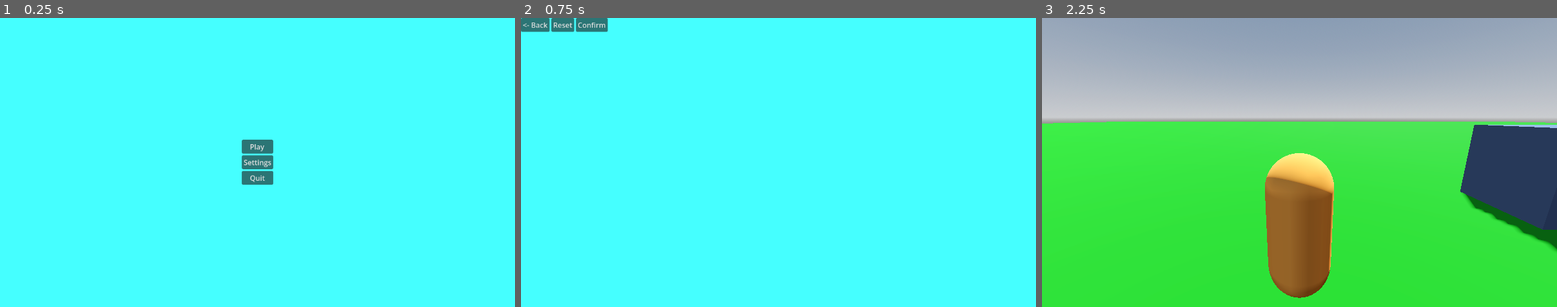
Above: before the commit, frames 1-3 (left to right).
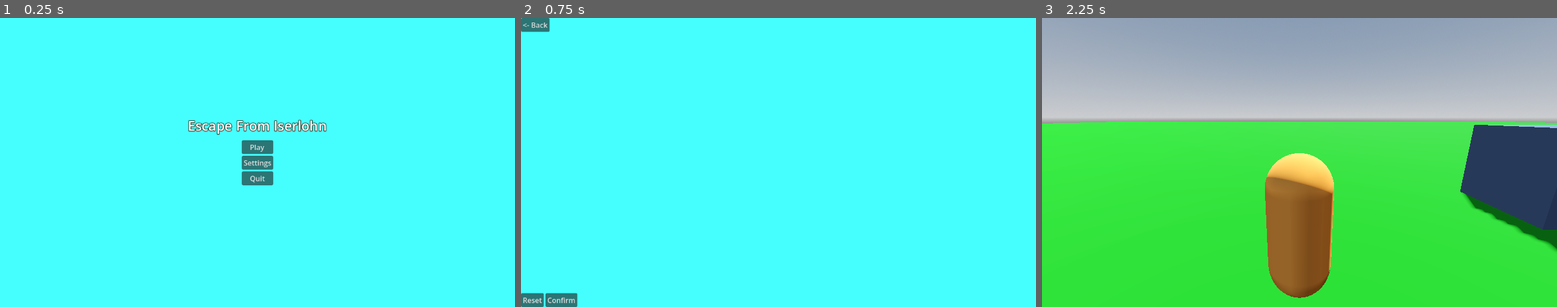
Above: after the commit, the same moments.

Repository: Raidiniom/EscapeFromIserlohn
Game: Godot game, scene res://scenes/ui/main_menu.tscn
The game is run twice, just before and just after one commit, with the same random seed, the same clock (stepped at 60 frames per second) and the same inputs. Before the commit the project starts from res://scenes/main_menu.tscn.
Inputs:
- Up to frame 1 (0.25 s): no input
- Up to frame 2 (0.75 s): click "Settings" at 0.5 s
- Up to frame 3 (2.25 s): click "<- Back" at 1.25 s; click "Play" at 2 s

The runs differ from the first frame. In frame 1, 0.9% of the frame differs, in the area x 36-64%, y 35-58%; in frame 2, 1.1%, in the area x 0-17%, y 0-100%; in frame 3, nothing differs.

Commit message:
Creating the FSM for the player character. Added initial code for changeable keybinds

Diff:
--- a/escape-from-iserlohn/project.godot
+++ b/escape-from-iserlohn/project.godot
@@ -14,6 +14,15 @@
 run/main_scene="uid://cpff52w6lwabv"
 config/features=PackedStringArray("4.6", "Forward Plus")
 config/icon="res://icon.svg"
+
+[autoload]
+
+SettingsManager="*uid://bmpw7bhv0q28k"
+
+[global_group]
+
+Player=""
+Enemy=""
 
 [input]
 
--- /dev/null
+++ b/escape-from-iserlohn/scenes/entities/player/player.tscn
@@ -0,0 +1,35 @@
+[gd_scene format=3 uid="uid://bicc2wa2eqppk"]
+
+[ext_resource type="Script" uid="uid://bbvjc4eax7bv8" path="res://scripts/entites/player/player.gd" id="1_1hmtu"]
+[ext_resource type="Script" uid="uid://bv576ghc0nade" path="res://scripts/core/state_machine.gd" id="2_bjvvg"]
+[ext_resource type="Script" uid="uid://dsnevie0ps823" path="res://scripts/entites/player/states/run_state.gd" id="3_8akj5"]
+[ext_resource type="Script" uid="uid://bvhvarg4e6071" path="res://scripts/entites/player/states/attack_state.gd" id="4_bj7e2"]
+[ext_resource type="Script" uid="uid://dwu17w2n63fbt" path="res://scripts/entites/player/states/planting_state.gd" id="5_1murt"]
+
+[sub_resource type="CapsuleShape3D" id="CapsuleShape3D_yel1f"]
+
+[node name="Node3D" type="CharacterBody3D" unique_id=2091103986 groups=["Player"]]
+transform = Transform3D(1, 0, 0, 0, 1, 0, 0, 0, 1, 0, 1, 0)
+script = ExtResource("1_1hmtu")
+
+[node name="CollisionShape3D" type="CollisionShape3D" parent="." unique_id=1285227180]
+shape = SubResource("CapsuleShape3D_yel1f")
+
+[node name="Camera3D" type="Camera3D" parent="." unique_id=1673107312]
+transform = Transform3D(1, 0, 0, 0, 1, 0, 0, 0, 1, 0, 0.5, -0.48530585)
+
+[node name="StateMachine" type="Node" parent="." unique_id=1582365587]
+script = ExtResource("2_bjvvg")
+
+[node name="Idle" type="Node" parent="StateMachine" unique_id=1164091520]
+
+[node name="Run" type="Node" parent="StateMachine" unique_id=1211108329]
+script = ExtResource("3_8akj5")
+
+[node name="Attack" type="Node" parent="StateMachine" unique_id=1280761249]
+script = ExtResource("4_bj7e2")
+
+[node name="Planting" type="Node" parent="StateMachine" unique_id=1544243902]
+script = ExtResource("5_1murt")
+
+[node name="Walk" type="Node" parent="StateMachine" unique_id=720868409]
--- a/escape-from-iserlohn/scenes/main_menu.tscn
+++ /dev/null
@@ -1,48 +0,0 @@
-[gd_scene format=3 uid="uid://cpff52w6lwabv"]
-
-[ext_resource type="Script" path="res://scenes/scripts/main_menu.gd" id="1_l6cm7"]
-
-[node name="Control2" type="Control" unique_id=171636684]
-layout_mode = 3
-anchors_preset = 15
-anchor_right = 1.0
-anchor_bottom = 1.0
-grow_horizontal = 2
-grow_vertical = 2
-script = ExtResource("1_l6cm7")
-
-[node name="ColorRect" type="ColorRect" parent="." unique_id=1663109714]
-layout_mode = 1
-anchors_preset = 15
-anchor_right = 1.0
-anchor_bottom = 1.0
-grow_horizontal = 2
-grow_vertical = 2
-color = Color(0.27058825, 1, 1, 1)
-
-[node name="CenterContainer" type="CenterContainer" parent="." unique_id=195717957]
-layout_mode = 1
-anchors_preset = 15
-anchor_right = 1.0
-anchor_bottom = 1.0
-grow_horizontal = 2
-grow_vertical = 2
-
-[node name="MenuContainer" type="VBoxContainer" parent="CenterContainer" unique_id=318169889]
-layout_mode = 2
-
-[node name="Play" type="Button" parent="CenterContainer/MenuContainer" unique_id=986765848]
-layout_mode = 2
-text = "Play"
-
-[node name="Settings" type="Button" parent="CenterContainer/MenuContainer" unique_id=1026606222]
-layout_mode = 2
-text = "Settings"
-
-[node name="Quit" type="Button" parent="CenterContainer/MenuContainer" unique_id=352659440]
-layout_mode = 2
-text = "Quit"
-
-[connection signal="pressed" from="CenterContainer/MenuContainer/Play" to="." method="_on_play_pressed"]
-[connection signal="pressed" from="CenterContainer/MenuContainer/Settings" to="." method="_on_settings_pressed"]
-[connection signal="pressed" from="CenterContainer/MenuContainer/Quit" to="." method="_on_quit_pressed"]
--- a/escape-from-iserlohn/scenes/settings.tscn
+++ /dev/null
@@ -1,44 +0,0 @@
-[gd_scene format=3 uid="uid://bbkyb4dhdfacd"]
-
-[ext_resource type="Script" uid="uid://bojme8cugmal6" path="res://scenes/scripts/settings.gd" id="1_5p8wc"]
-
-[node name="Control" type="Control" unique_id=618800622]
-layout_mode = 3
-anchors_preset = 15
-anchor_right = 1.0
-anchor_bottom = 1.0
-grow_horizontal = 2
-grow_vertical = 2
-script = ExtResource("1_5p8wc")
-
-[node name="ColorRect" type="ColorRect" parent="." unique_id=1479283948]
-layout_mode = 1
-anchors_preset = 15
-anchor_right = 1.0
-anchor_bottom = 1.0
-grow_horizontal = 2
-grow_vertical = 2
-color = Color(0.27058825, 1, 1, 1)
-
-[node name="HBoxContainer" type="HBoxContainer" parent="." unique_id=840565510]
-layout_mode = 1
-anchors_preset = 10
-anchor_right = 1.0
-offset_bottom = 31.0
-grow_horizontal = 2
-
-[node name="Back" type="Button" parent="HBoxContainer" unique_id=730481757]
-layout_mode = 2
-text = "<- Back"
-
-[node name="Reset" type="Button" parent="HBoxContainer" unique_id=1829043431]
-layout_mode = 2
-text = "Reset"
-
-[node name="Confirm" type="Button" parent="HBoxContainer" unique_id=1103131485]
-layout_mode = 2
-text = "Confirm"
-
-[connection signal="pressed" from="HBoxContainer/Back" to="." method="_on_back_pressed"]
-[connection signal="pressed" from="HBoxContainer/Reset" to="." method="_on_reset_pressed"]
-[connection signal="pressed" from="HBoxContainer/Confirm" to="." method="_on_confirm_pressed"]
--- /dev/null
+++ b/escape-from-iserlohn/scenes/ui/main_menu.tscn
@@ -0,0 +1,67 @@
+[gd_scene format=3 uid="uid://cpff52w6lwabv"]
+
+[ext_resource type="Script" uid="uid://bsixthyteat3p" path="res://scripts/main_menu.gd" id="1_sl1te"]
+
+[sub_resource type="LabelSettings" id="LabelSettings_sl1te"]
+font_size = 30
+outline_size = 6
+outline_color = Color(0.18431373, 0.2784314, 0.21176471, 1)
+
+[node name="Control2" type="Control" unique_id=171636684]
+layout_mode = 3
+anchors_preset = 15
+anchor_right = 1.0
+anchor_bottom = 1.0
+grow_horizontal = 2
+grow_vertical = 2
+script = ExtResource("1_sl1te")
+
+[node name="ColorRect" type="ColorRect" parent="." unique_id=1663109714]
+layout_mode = 1
+anchors_preset = 15
+anchor_right = 1.0
+anchor_bottom = 1.0
+grow_horizontal = 2
+grow_vertical = 2
+color = Color(0.27058825, 1, 1, 1)
+
+[node name="MenuContainer" type="VBoxContainer" parent="." unique_id=318169889]
+layout_mode = 1
+anchors_preset = 8
+anchor_left = 0.5
+anchor_top = 0.5
+anchor_right = 0.5
+anchor_bottom = 0.5
+offset_left = -35.0
+offset_top = -50.5
+offset_right = 35.0
+offset_bottom = 50.5
+grow_horizontal = 2
+grow_vertical = 2
+
+[node name="Play" type="Button" parent="MenuContainer" unique_id=986765848]
+layout_mode = 2
+text = "Play"
+
+[node name="Settings" type="Button" parent="MenuContainer" unique_id=1026606222]
+layout_mode = 2
+text = "Settings"
+
+[node name="Quit" type="Button" parent="MenuContainer" unique_id=352659440]
+layout_mode = 2
+text = "Quit"
+
+[node name="Title" type="Label" parent="." unique_id=675633338]
+layout_mode = 0
+offset_left = 420.0
+offset_top = 220.0
+offset_right = 731.0
+offset_bottom = 262.0
+text = "Escape From Iserlohn"
+label_settings = SubResource("LabelSettings_sl1te")
+horizontal_alignment = 1
+vertical_alignment = 1
+
+[connection signal="pressed" from="MenuContainer/Play" to="." method="_on_play_pressed"]
+[connection signal="pressed" from="MenuContainer/Settings" to="." method="_on_settings_pressed"]
+[connection signal="pressed" from="MenuContainer/Quit" to="." method="_on_quit_pressed"]
--- /dev/null
+++ b/escape-from-iserlohn/scenes/ui/settings.tscn
@@ -0,0 +1,54 @@
+[gd_scene format=3 uid="uid://bbkyb4dhdfacd"]
+
+[ext_resource type="Script" uid="uid://bojme8cugmal6" path="res://scripts/settings.gd" id="1_5p8wc"]
+
+[node name="Control" type="Control" unique_id=618800622]
+layout_mode = 3
+anchors_preset = 15
+anchor_right = 1.0
+anchor_bottom = 1.0
+grow_horizontal = 2
+grow_vertical = 2
+script = ExtResource("1_5p8wc")
+
+[node name="ColorRect" type="ColorRect" parent="." unique_id=1479283948]
+layout_mode = 1
+anchors_preset = 15
+anchor_right = 1.0
+anchor_bottom = 1.0
+grow_horizontal = 2
+grow_vertical = 2
+color = Color(0.27058825, 1, 1, 1)
+
+[node name="Ribbon" type="HBoxContainer" parent="." unique_id=840565510]
+layout_mode = 1
+anchors_preset = 10
+anchor_right = 1.0
+offset_bottom = 31.0
+grow_horizontal = 2
+
+[node name="Back" type="Button" parent="Ribbon" unique_id=730481757]
+layout_mode = 2
+text = "<- Back"
+
+[node name="Footer" type="HBoxContainer" parent="." unique_id=2067871002]
+layout_mode = 1
+anchors_preset = 12
+anchor_top = 1.0
+anchor_right = 1.0
+anchor_bottom = 1.0
+offset_top = -31.0
+grow_horizontal = 2
+grow_vertical = 0
+
+[node name="Reset" type="Button" parent="Footer" unique_id=1829043431]
+layout_mode = 2
+text = "Reset"
+
+[node name="Confirm" type="Button" parent="Footer" unique_id=1103131485]
+layout_mode = 2
+text = "Confirm"
+
+[connection signal="pressed" from="Ribbon/Back" to="." method="_on_back_pressed"]
+[connection signal="pressed" from="Footer/Reset" to="." method="_on_reset_pressed"]
+[connection signal="pressed" from="Footer/Confirm" to="." method="_on_confirm_pressed"]
--- /dev/null
+++ b/escape-from-iserlohn/scripts/autoload/settings_manager.gd
@@ -0,0 +1,50 @@
+extends Node
+
+const SETTINGS_PATH = "user://settings.cfg"
+
+var keybinds: Dictionary = {
+	"strafe_left": KEY_A,
+	"strafe_right": KEY_D,
+	"forward": KEY_W,
+	"backward": KEY_S,
+	"interact": KEY_E
+}
+
+func _ready():
+	load_settings()
+	apply_keybinds_to_input_map()
+
+func load_settings():
+	var config = ConfigFile.new()
+	if config.load(SETTINGS_PATH) == OK:
+		for action in keybinds.keys():
+			keybinds[action] = config.get_value("keybinds", action, keybinds[action])
+
+func save_settings():
+	var config = ConfigFile.new()
+	for action in keybinds.keys():
+		config.set_value("keybinds", action, keybinds[action])
+	config.save(SETTINGS_PATH)
+
+func apply_keybinds_to_input_map():
+	# Clear existing mappings for our actions
+	for action in keybinds.keys():
+		if InputMap.has_action(action):
+			InputMap.action_erase_events(action)
+		else:
+			InputMap.add_action(action)
+
+		# Add the key as an input event
+		var event = InputEventKey.new()
+		event.keycode = keybinds[action]
+		InputMap.action_add_event(action, event)
+
+func set_keybind(action: String, keycode: int):
+	if action in keybinds:
+		keybinds[action] = keycode
+		apply_keybinds_to_input_map()
+		save_settings()
+
+func get_keybind_string(action: String) -> String:
+	var keycode = keybinds.get(action, KEY_NONE)
+	return OS.get_keycode_string(keycode)
--- /dev/null
+++ b/escape-from-iserlohn/scripts/core/state.gd
@@ -0,0 +1,25 @@
+
+class_name State
+extends Node
+
+var player : CharacterBody3D
+var state_machine : Node
+
+func _ready() -> void:
+	player.get_parent().get_parent() as CharacterBody3D
+	state_machine = get_parent()
+
+func enter(_msg : Dictionary = {}) -> void:
+	pass
+
+func exit() -> void:
+	pass
+
+func physics_update(delta : float) -> void:
+	pass
+
+func update(delta : float) -> void:
+	pass
+
+func handle_input(event : InputEvent) -> void:
+	pass
--- /dev/null
+++ b/escape-from-iserlohn/scripts/core/state_machine.gd
@@ -0,0 +1,11 @@
+extends Node
+
+
+# Called when the node enters the scene tree for the first time.
+func _ready() -> void:
+	pass # Replace with function body.
+
+
+# Called every frame. 'delta' is the elapsed time since the previous frame.
+func _process(delta: float) -> void:
+	pass
--- /dev/null
+++ b/escape-from-iserlohn/scripts/entites/player/player.gd
@@ -0,0 +1,29 @@
+extends CharacterBody3D
+
+@export var speed : float = 5.0
+@export var gravity : float = 20.0
+@export var jump_velocity : float = 8.0
+
+@export_group("Player Keybinds")
+@export var strafe_left : String;
+@export var strafe_right : String;
+@export var forward : String;
+@export var backward : String;
+@export var interact : String;
+
+var state_machine : Node
+
+# Called when the node enters the scene tree for the first time.
+func _ready() -> void:
+	state_machine = $StateMachine
+
+
+# Called every frame. 'delta' is the elapsed time since the previous frame.
+func _process(delta: float) -> void:
+	pass
+
+func _physics_process(delta: float) -> void:
+	pass
+
+func _input(event: InputEvent) -> void:
+	pass
--- /dev/null
+++ b/escape-from-iserlohn/scripts/entites/player/states/attack_state.gd
@@ -0,0 +1,11 @@
+extends Node
+
+
+# Called when the node enters the scene tree for the first time.
+func _ready() -> void:
+	pass # Replace with function body.
+
+
+# Called every frame. 'delta' is the elapsed time since the previous frame.
+func _process(delta: float) -> void:
+	pass
--- /dev/null
+++ b/escape-from-iserlohn/scripts/entites/player/states/idle_state.gd
@@ -0,0 +1,11 @@
+extends Node
+
+
+# Called when the node enters the scene tree for the first time.
+func _ready() -> void:
+	pass # Replace with function body.
+
+
+# Called every frame. 'delta' is the elapsed time since the previous frame.
+func _process(delta: float) -> void:
+	pass
--- /dev/null
+++ b/escape-from-iserlohn/scripts/entites/player/states/planting_state.gd
@@ -0,0 +1,11 @@
+extends Node
+
+
+# Called when the node enters the scene tree for the first time.
+func _ready() -> void:
+	pass # Replace with function body.
+
+
+# Called every frame. 'delta' is the elapsed time since the previous frame.
+func _process(delta: float) -> void:
+	pass
--- /dev/null
+++ b/escape-from-iserlohn/scripts/entites/player/states/run_state.gd
@@ -0,0 +1,11 @@
+extends Node
+
+
+# Called when the node enters the scene tree for the first time.
+func _ready() -> void:
+	pass # Replace with function body.
+
+
+# Called every frame. 'delta' is the elapsed time since the previous frame.
+func _process(delta: float) -> void:
+	pass
--- /dev/null
+++ b/escape-from-iserlohn/scripts/entites/player/states/walk_state.gd
@@ -0,0 +1,11 @@
+extends Node
+
+
+# Called when the node enters the scene tree for the first time.
+func _ready() -> void:
+	pass # Replace with function body.
+
+
+# Called every frame. 'delta' is the elapsed time since the previous frame.
+func _process(delta: float) -> void:
+	pass
--- a/escape-from-iserlohn/scenes/scripts/main_menu.gd
+++ b/escape-from-iserlohn/scripts/main_menu.gd
@@ -16,7 +16,7 @@
 
 
 func _on_settings_pressed() -> void:
-	get_tree().change_scene_to_file("res://scenes/settings.tscn")
+	get_tree().change_scene_to_file("res://scenes/ui/settings.tscn")
 
 
 func _on_quit_pressed() -> void:
--- a/escape-from-iserlohn/scenes/scripts/settings.gd
+++ b/escape-from-iserlohn/scripts/settings.gd
@@ -12,7 +12,7 @@
 
 
 func _on_back_pressed() -> void:
-	get_tree().change_scene_to_file("res://scenes/main_menu.tscn")
+	get_tree().change_scene_to_file("res://scenes/ui/main_menu.tscn")
 
 
 func _on_confirm_pressed() -> void:
Not shown, added: escape-from-iserlohn/scripts/autoload/settings_manager.gd.uid
Not shown, added: escape-from-iserlohn/scripts/core/state.gd.uid
Not shown, added: escape-from-iserlohn/scripts/core/state_machine.gd.uid
Not shown, added: escape-from-iserlohn/scripts/entites/player/player.gd.uid
Not shown, added: escape-from-iserlohn/scripts/entites/player/states/attack_state.gd.uid
Not shown, added: escape-from-iserlohn/scripts/entites/player/states/idle_state.gd.uid
Not shown, added: escape-from-iserlohn/scripts/entites/player/states/planting_state.gd.uid
Not shown, added: escape-from-iserlohn/scripts/entites/player/states/run_state.gd.uid
Not shown, added: escape-from-iserlohn/scripts/entites/player/states/walk_state.gd.uid
Renamed: escape-from-iserlohn/scenes/scripts/main_menu.gd.uid -> escape-from-iserlohn/scripts/main_menu.gd.uid
Renamed: escape-from-iserlohn/scenes/scripts/settings.gd.uid -> escape-from-iserlohn/scripts/settings.gd.uid
